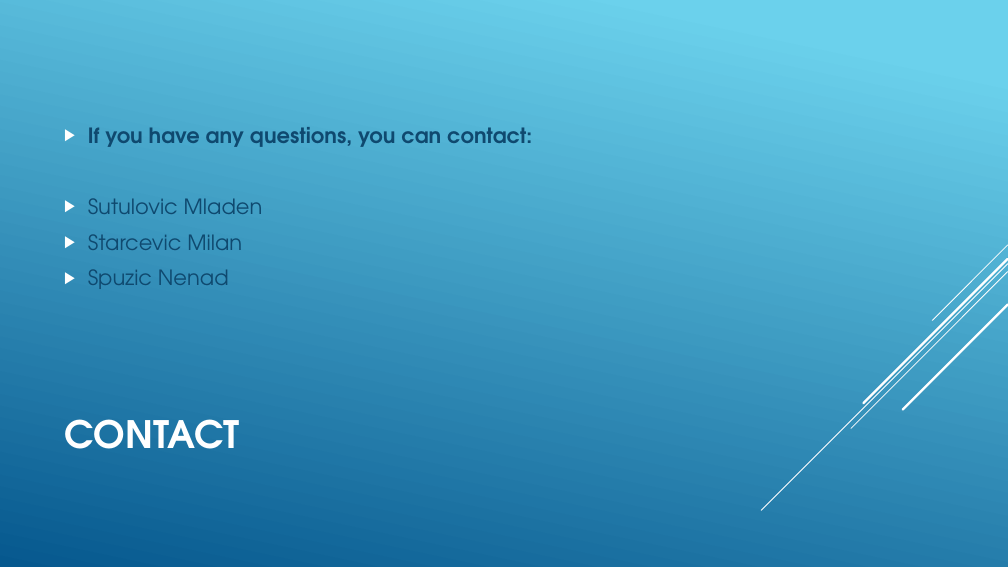
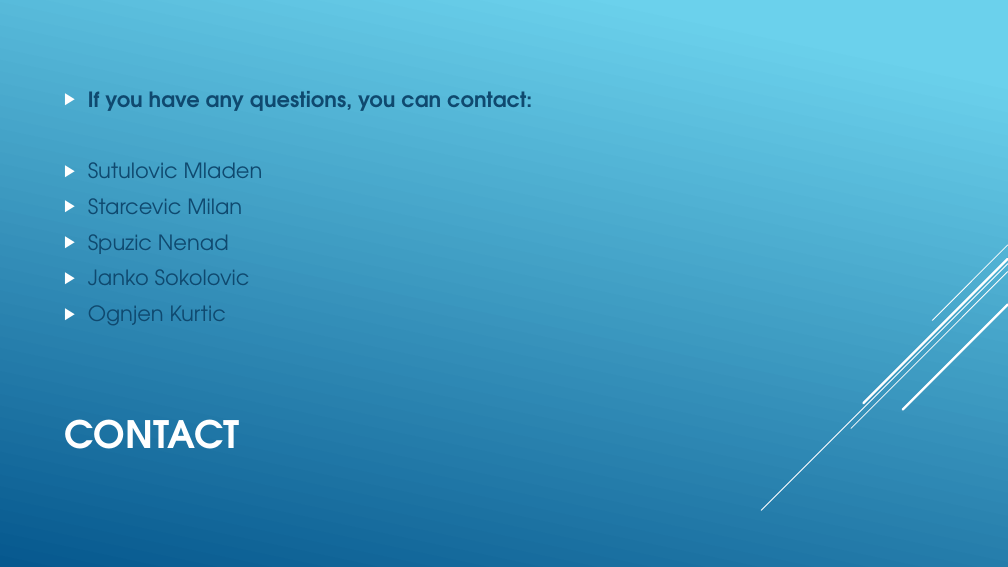
Before and after one commit to Zuehlke/security-onboarding, a slide deck: slide 15 of javascript_basics/00_Introduction/Introduction.pptx. Drawn at 1008x567 pixels with LibreOffice and Linux fonts; fonts in the diff are those of the drawing. Boxes give left, top, right and bottom in pixels: in the first picture for what was removed or moved away, otherwise in the second. Text is boxed around its words. In the diff, an @@ line names an element or a change of style, - is before the commit and + after.

Commit message:
Added missing names to js basics presentation.

```diff
--- a/javascript_basics/00_Introduction/Introduction.pptx
+++ b/javascript_basics/00_Introduction/Introduction.pptx
@@ text at (88,269,250,325): paragraphs added @@
+▶ Janko Sokolovic
+▶ Ognjen Kurtic
```
